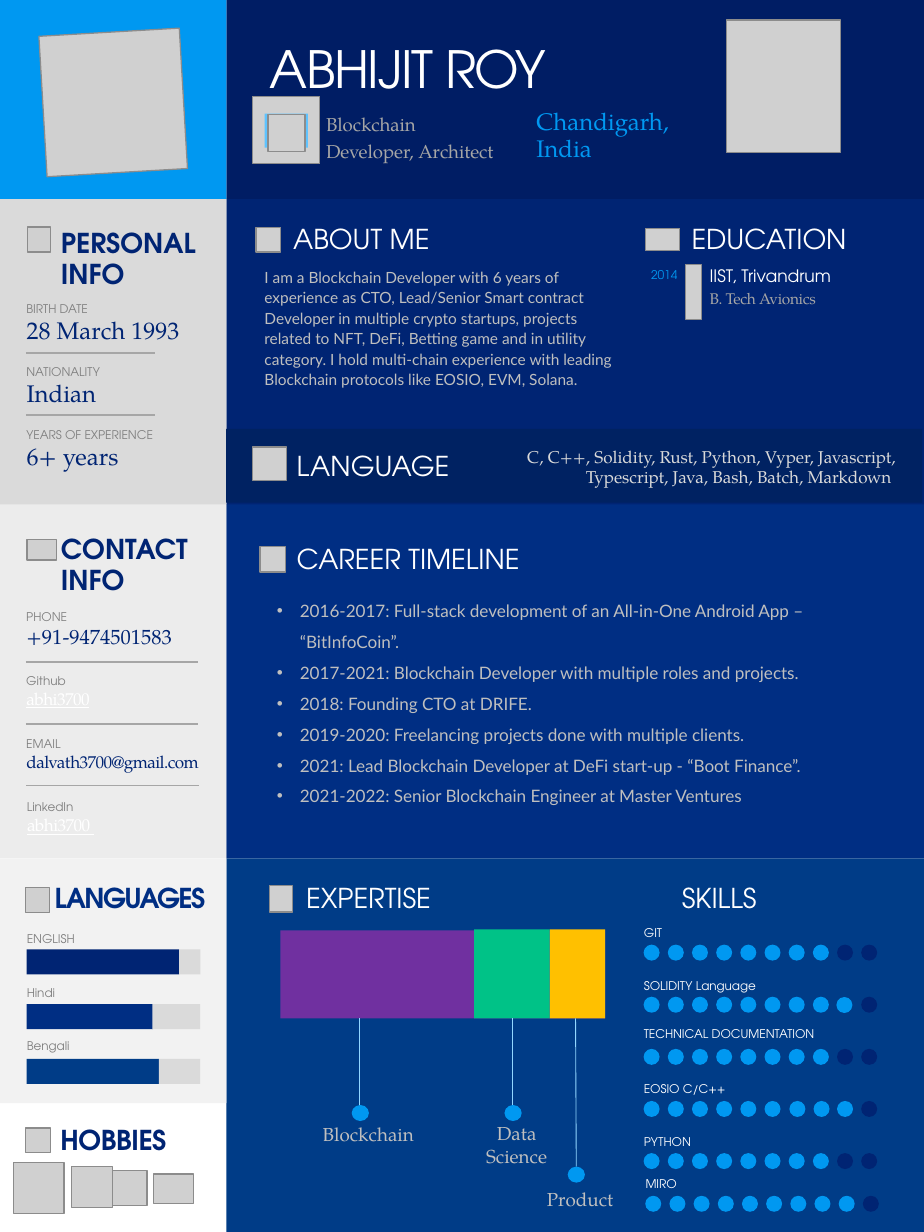
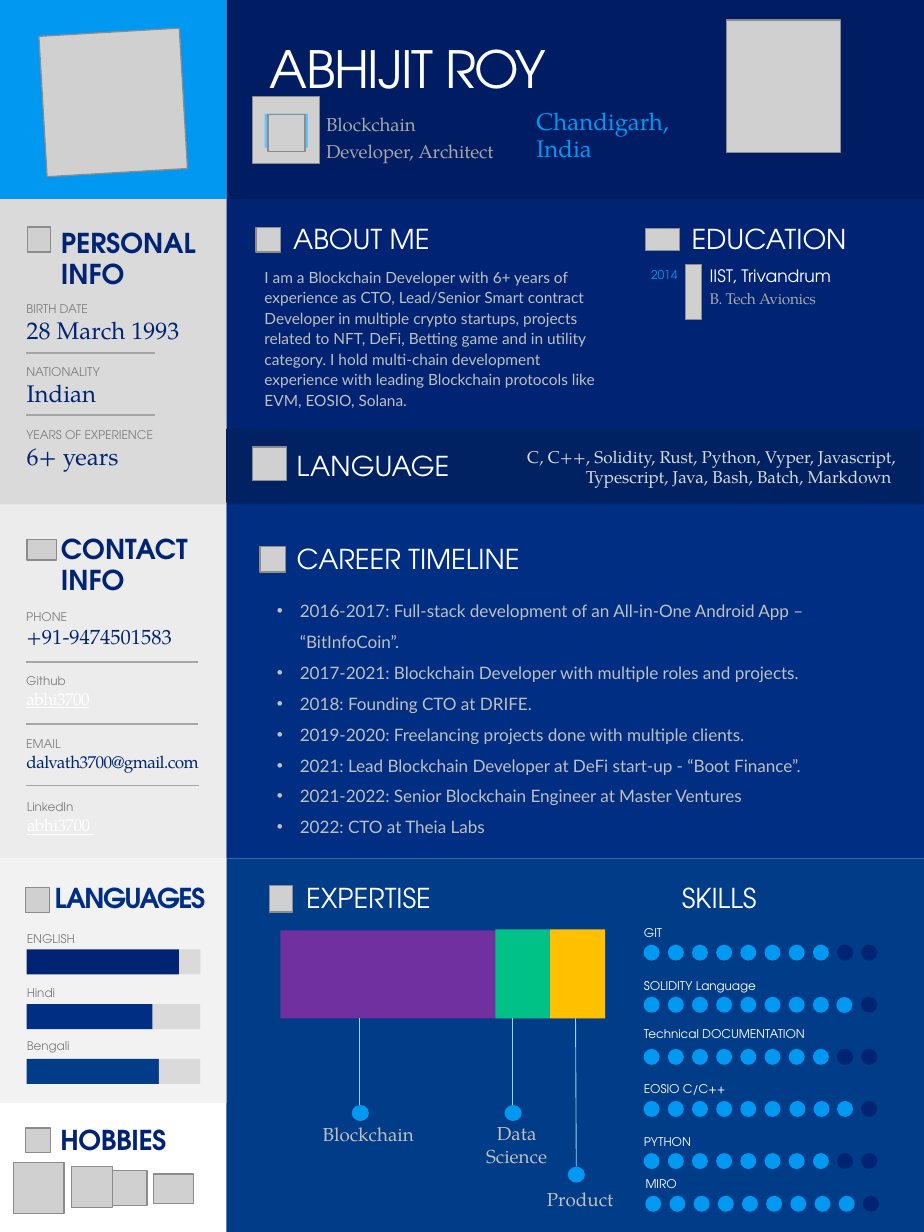
Before and after one commit to abhi3700/my_resume, a slide deck: slide 1 of my_resume.pptx. Drawn at 924x1232 pixels with LibreOffice and Linux fonts; fonts in the diff are those of the drawing; grey boxes stand for pictures; background and template pictures are left out. Boxes give left, top, right and bottom in pixels: in the first picture for what was removed or moved away, otherwise in the second. Text is boxed around its words. In the diff, an @@ line names an element or a change of style, - is before the commit and + after.

```diff
--- a/my_resume.pptx
+++ b/my_resume.pptx
@@ text at (264,271,595,408): text changed @@
-I am a Blockchain Developer with 6 years of experience as CTO, Lead/Senior Smart contract Developer in multiple crypto startups, projects related to NFT, DeFi, Betting game and in utility category. I hold multi-chain experience with leading Blockchain protocols like EOSIO, EVM, Solana.
+I am a Blockchain Developer with 6+ years of experience as CTO, Lead/Senior Smart contract Developer in multiple crypto startups, projects related to NFT, DeFi, Betting game and in utility category. I hold multi-chain development experience with leading Blockchain protocols like EVM, EOSIO, Solana.
@@ text at (300,820,485,833): paragraph added @@
+• 2022: CTO at Theia Labs
@@ rectangle: place and size @@
-rectangle at (474,929,549,1018)
+rectangle at (495,929,549,1018)
@@ text at (644,1029,804,1038): text changed @@
-TECHNICAL DOCUMENTATION
+Technical DOCUMENTATION
```
Also in this commit, not shown: 3 other slides changed, 1 other file.
